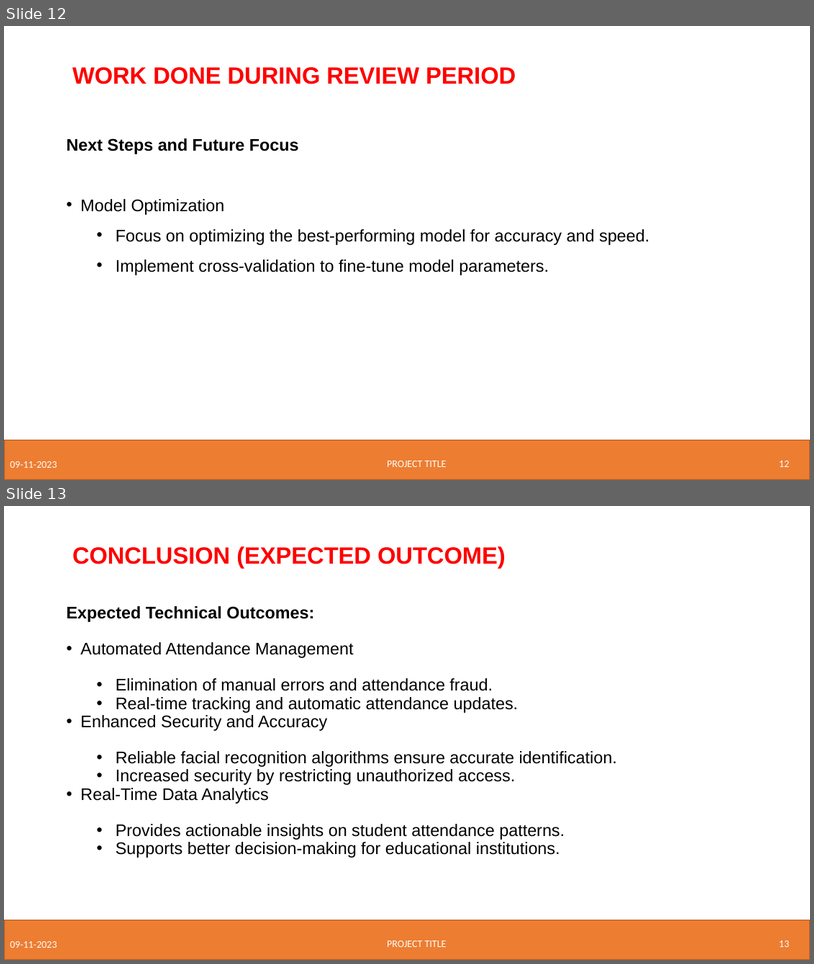
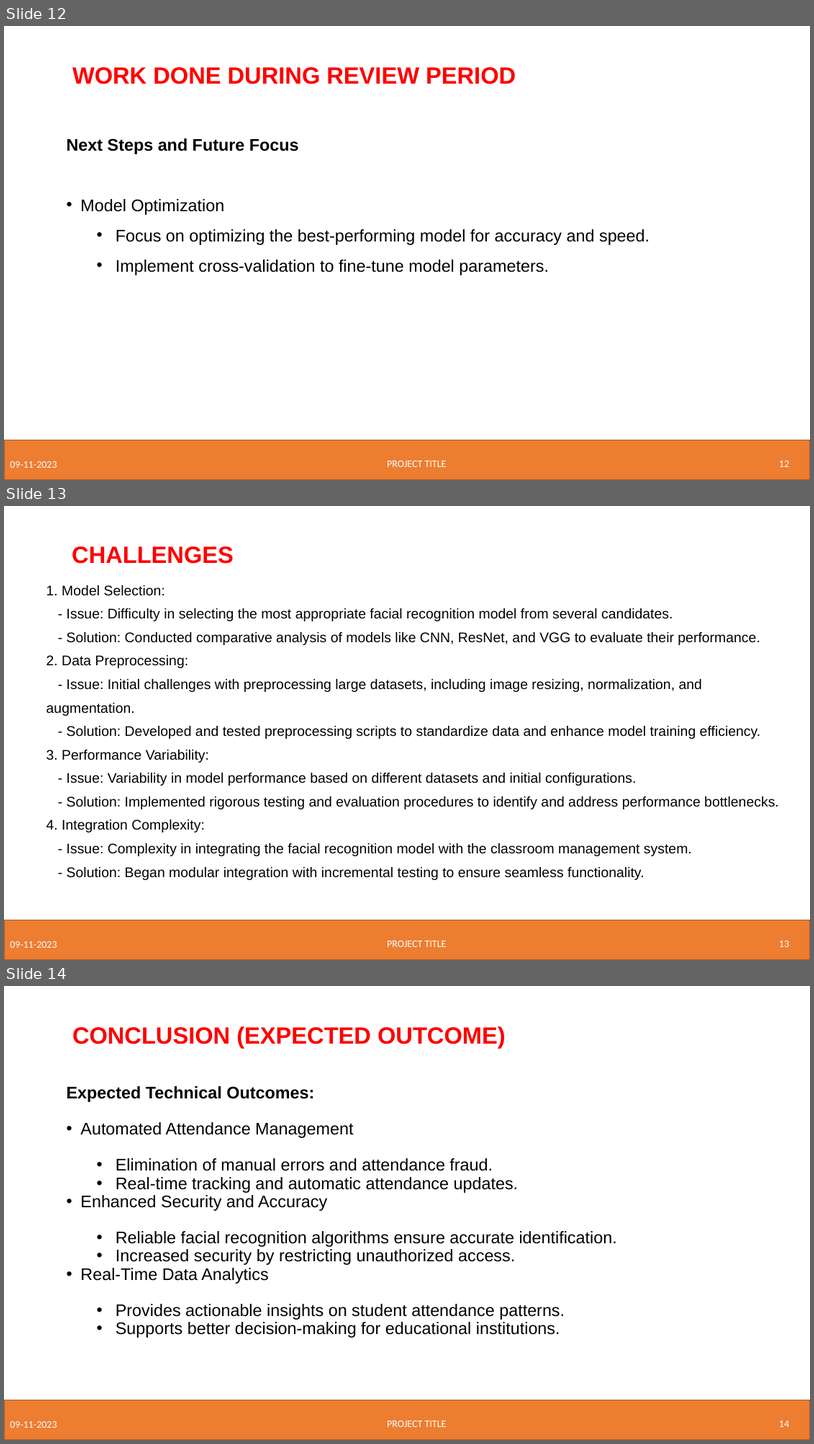
Before and after one commit to AdityaManojA/Class-Vision, a slide deck: Research Related/Phase 1 Project ppt.pptx. Shown one above the other, each under a label of ours: slides 12 and 13 before the commit, slides 12, 13 and 14 after it. The pictures are 814x964 and 814x1444 pixels, drawn with LibreOffice and Linux fonts; fonts in the diff are those of the drawing; background and template pictures are left out. Boxes give left, top, right and bottom in pixels: in the first picture for what was removed or moved away, otherwise in the second. Text is boxed around its words. In the diff, an @@ line names an element or a change of style, - is before the commit and + after.

Commit message:
challenges in ppt

```diff
--- a/Research Related/Phase 1 Project ppt.pptx
+++ b/Research Related/Phase 1 Project ppt.pptx
@@ slide 13 added at bbox=[4, 506, 810, 960], background #FFFFFF; not listed: 1 template element that a slide beside it also shows @@
@@ text added at bbox=[72, 546, 234, 564], 28 pt, text #FF0000, bold @@
+CHALLENGES
@@ text added at bbox=[46, 585, 779, 880], 16.6 pt, text #000000 @@
+1. Model Selection:
+- Issue: Difficulty in selecting the most appropriate facial recognition model from several candidates.
+- Solution: Conducted comparative analysis of models like CNN, ResNet, and VGG to evaluate their performance.
+2. Data Preprocessing:
+- Issue: Initial challenges with preprocessing large datasets, including image resizing, normalization, and augmentation.
+- Solution: Developed and tested preprocessing scripts to standardize data and enhance model training efficiency.
+3. Performance Variability:
+- Issue: Variability in model performance based on different datasets and initial configurations.
+- Solution: Implemented rigorous testing and evaluation procedures to identify and address performance bottlenecks.
+4. Integration Complexity:
+- Issue: Complexity in integrating the facial recognition model with the classroom management system.
+- Solution: Began modular integration with incremental testing to ensure seamless functionality.
@@ text added at bbox=[10, 941, 57, 947], 12 pt, text #FFFFFF @@
+09-11-2023
@@ text added at bbox=[387, 940, 447, 947], 12 pt, text #FFFFFF @@
+PROJECT TITLE
@@ page number added at bbox=[779, 940, 790, 947], 12 pt, text #FFFFFF @@
+13
@@ what was slide 13 is now slide 14 @@
@@ page number at bbox=[779, 1420, 790, 1427]: text changed @@
-13
+14
```
Also in this commit, not shown: 2 other files.
